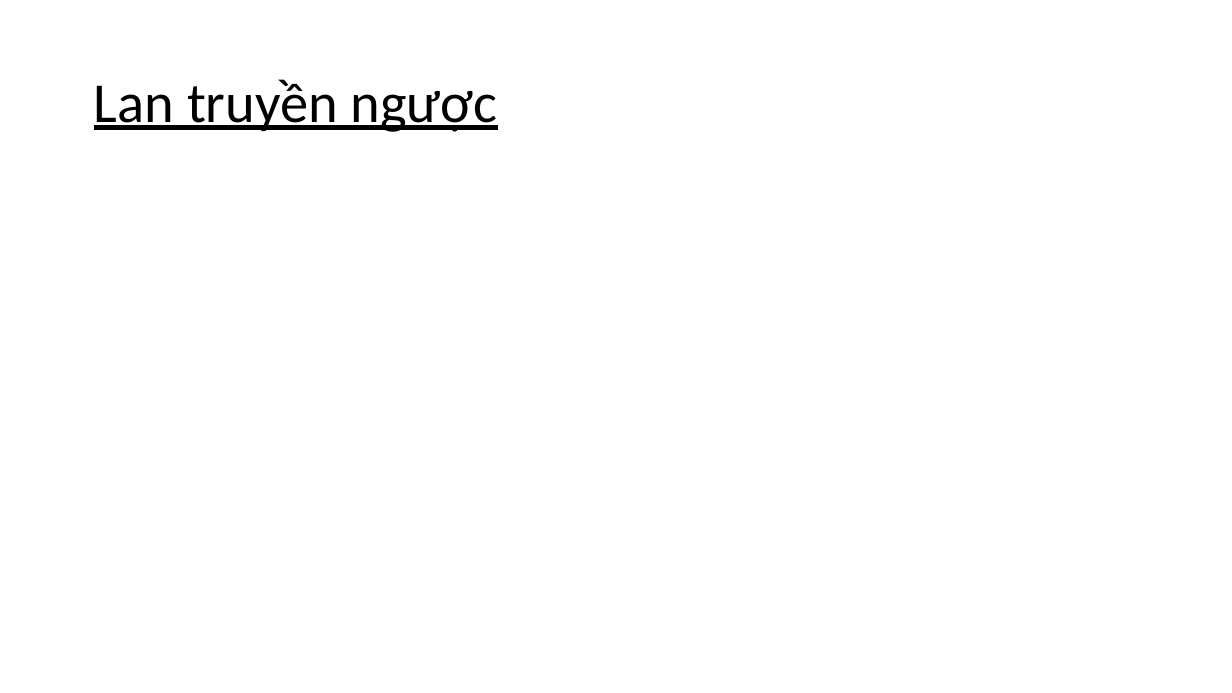
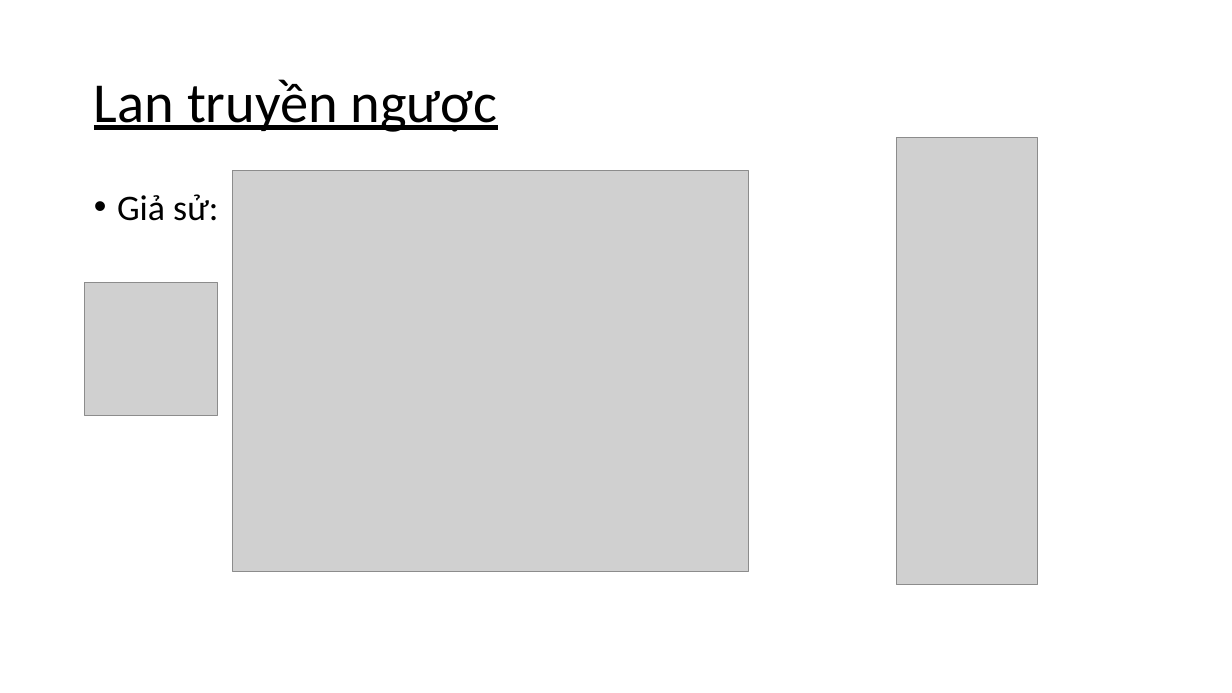
Before and after one commit to PhamTruongUit/Age-prediction, a slide deck: slide 11 of presentation.pptx. Drawn at 1232x693 pixels with LibreOffice and Linux fonts; fonts in the diff are those of the drawing; grey boxes stand for pictures. Boxes give left, top, right and bottom in pixels: in the first picture for what was removed or moved away, otherwise in the second. Text is boxed around its words. In the diff, an @@ line names an element or a change of style, - is before the commit and + after.

```diff
--- a/presentation.pptx
+++ b/presentation.pptx
@@ picture added at [897,138,1038,584] @@
@@ picture added at [232,171,749,571] @@
@@ text added at [117,194,218,221], 28 pt, text #000000 @@
+• Giả sử:
@@ picture added at [85,283,217,416] @@
```
Also in this commit, not shown: 4 other slides changed, 3 slides added, 1 slide removed.
